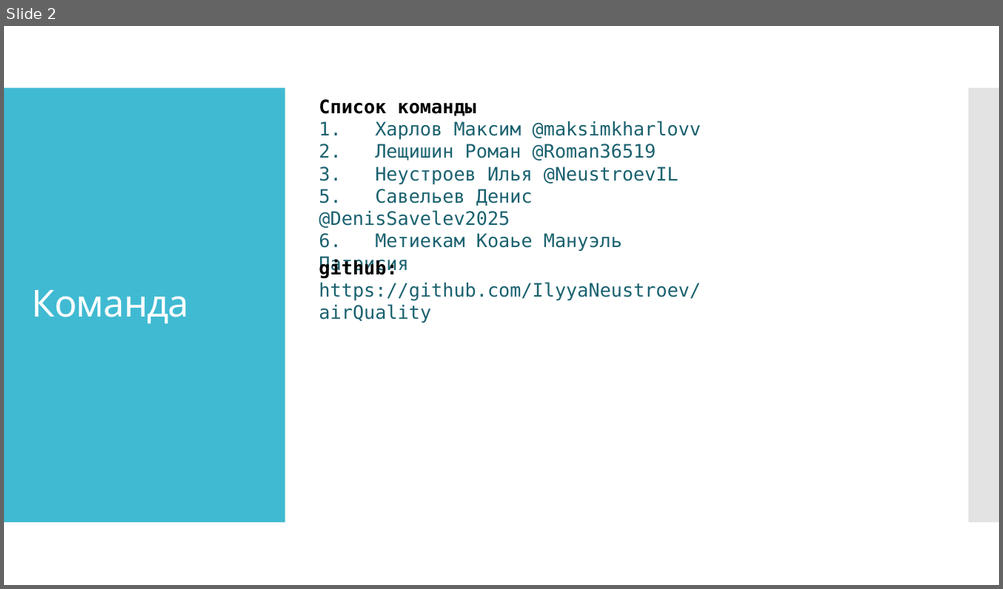
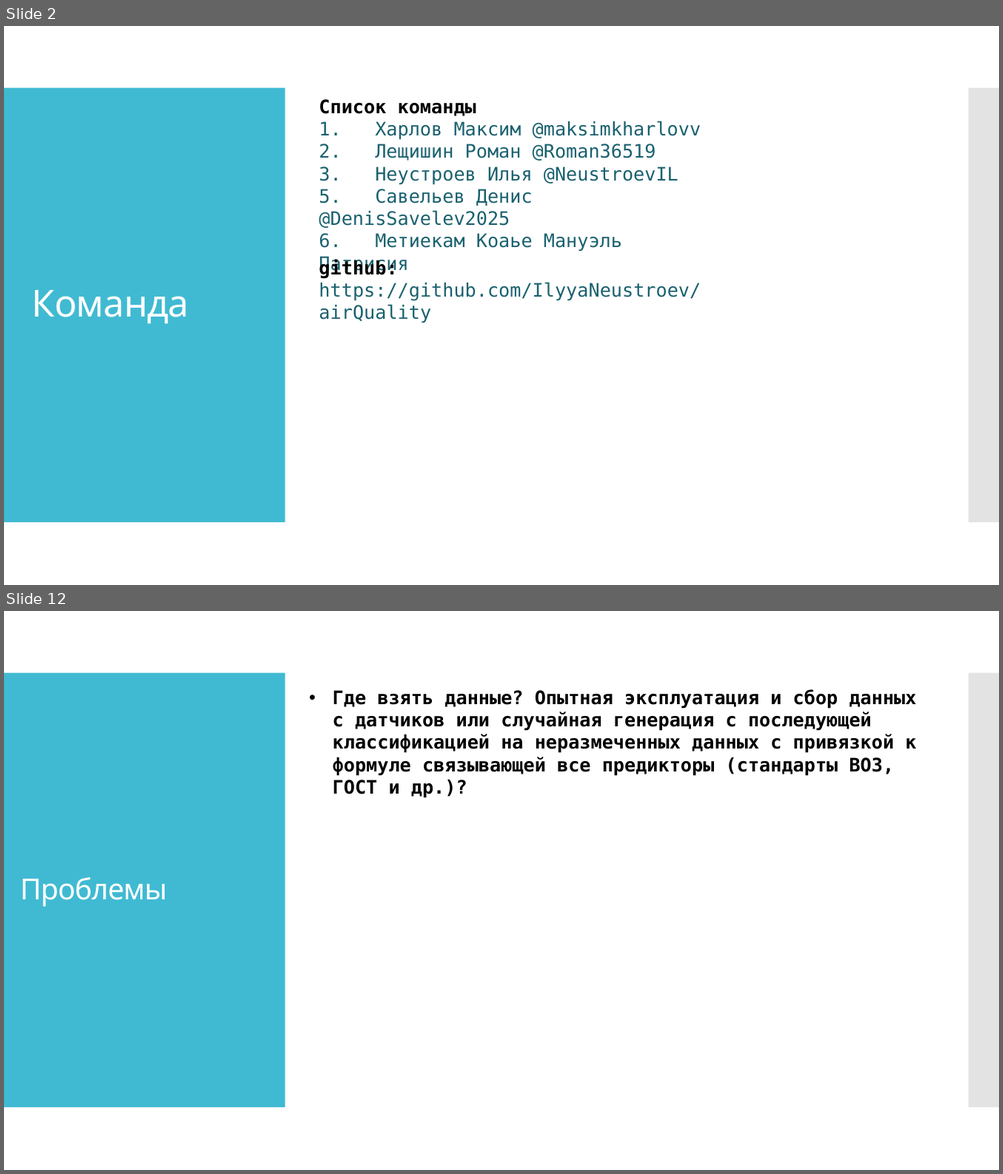
Before and after one commit to IlyyaNeustroev/airQuality, a slide deck: Презентация/АэроМонитор.pptx. Shown one above the other, each under a label of ours: slide 2 before the commit, slides 2 and 12 after it; the slides between them are not shown. The pictures are 1003x589 and 1003x1174 pixels, drawn with LibreOffice and Linux fonts; fonts in the diff are those of the drawing. Boxes give left, top, right and bottom in pixels: in the first picture for what was removed or moved away, otherwise in the second. Text is boxed around its words. In the diff, an @@ line names an element or a change of style, - is before the commit and + after.

```diff
--- a/Презентация/АэроМонитор.pptx
+++ b/Презентация/АэроМонитор.pptx
@@ slide 12 added at (x1=4, y1=611, x2=999, y2=1170), background #FFFFFF; not listed: 2 template elements that a slide beside it also shows @@
@@ text added at (x1=333, y1=689, x2=916, y2=798), 18 pt, text #000000, bold @@
+• Где взять данные? Опытная эксплуатация и сбор данных с датчиков или случайная генерация с последующей классификацией на неразмеченных данных с привязкой к формуле связывающей все предикторы (стандарты ВОЗ, ГОСТ и др.)?
@@ title added at (x1=20, y1=877, x2=167, y2=907), 28 pt, text #FFFFFF @@
+Проблемы
```
Also in this commit, not shown: 3 slides changed, 7 other slides added, 1 slide removed, 7 other files.
